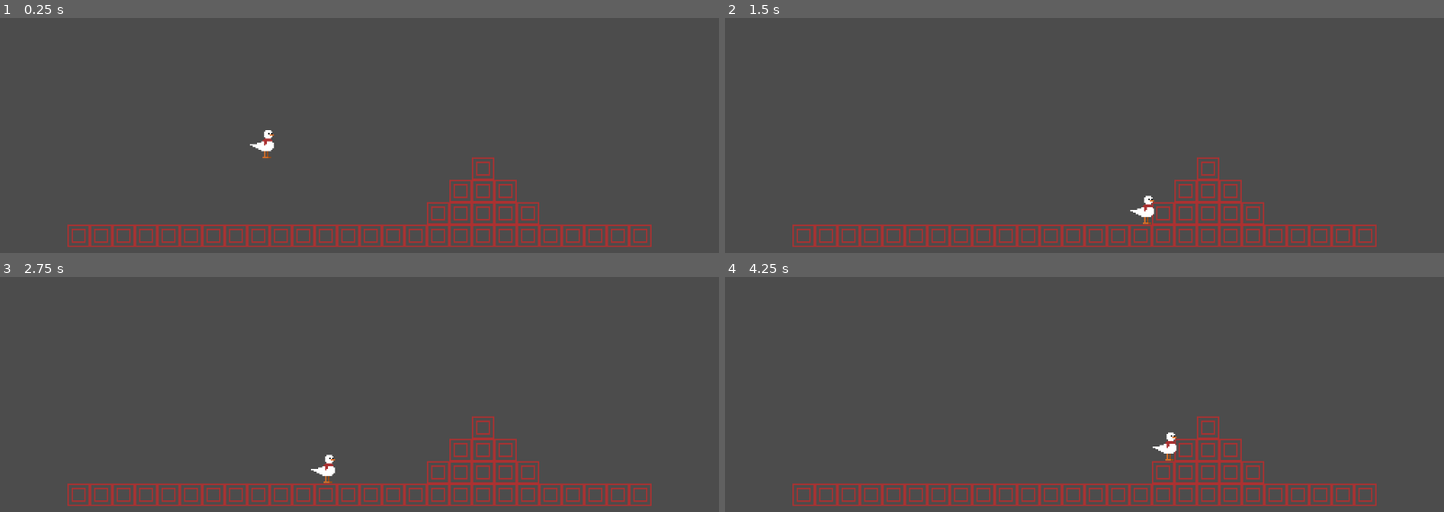
Above: before the commit, frames 1-4 (two rows, left to right).
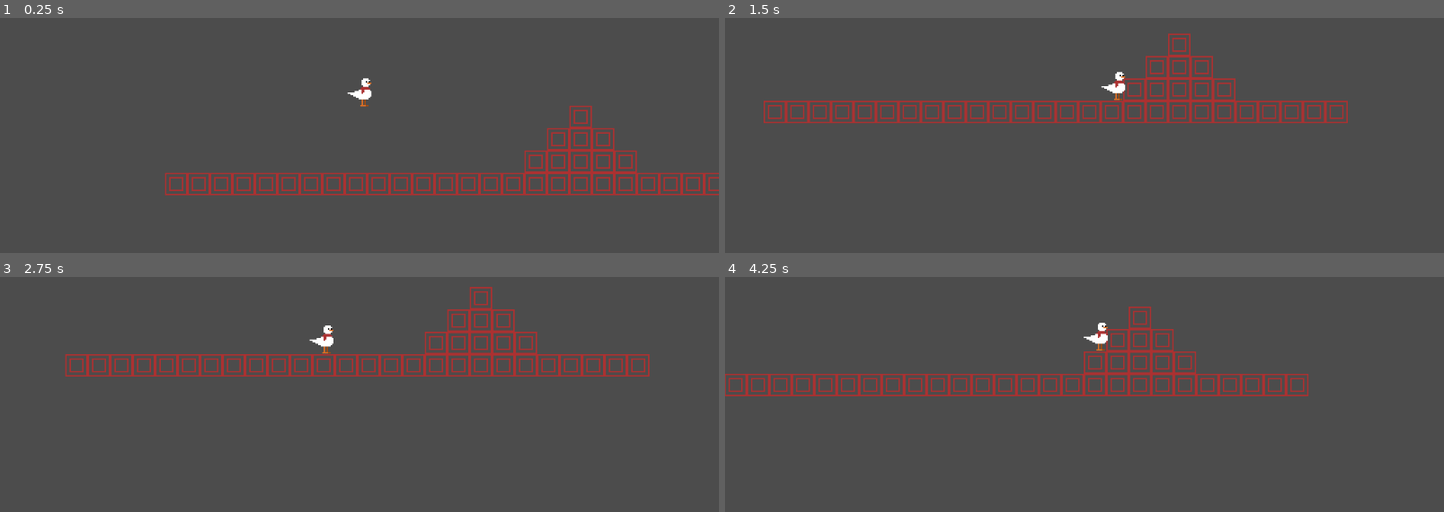
Above: after the commit, the same moments.

Repository: Zenza235/go-duck-goose
Game: Godot game, scene res://levels/MovementTest.tscn
The game is run twice, just before and just after one commit, with the same random seed, the same clock (stepped at 60 frames per second) and the same inputs.
Inputs:
- Up to frame 1 (0.25 s): no input
- Up to frame 2 (1.5 s): hold D (move_right) from 0.53 s (still down); tap W (jump) at 0.77 s
- Up to frame 3 (2.75 s): tap W (jump) at 1.52 s; release D (move_right) at 2.03 s; hold A (move_left) from 2.03 s (still down)
- Up to frame 4 (4.25 s): release A (move_left) at 2.78 s; hold D (move_right) from 2.78 s (still down); tap W (jump) at 3.02, 3.77 s

The runs differ from the first frame. In frame 1, 9.0% of the frame differs, in the area x 9-100%, y 25-98%; in frame 2, 9.1%; in frame 3, 9.3%; in frame 4, 9.7%, in the area x 0-91%, y 12-98%.

Commit message:
add basic player camera

Diff:
--- a/levels/MovementTest.tscn
+++ b/levels/MovementTest.tscn
@@ -40,3 +40,9 @@
 
 [node name="KinematicBody2D" parent="." instance=ExtResource( 2 )]
 position = Vector2( 373, 364 )
+
+[node name="Camera2D" type="Camera2D" parent="KinematicBody2D"]
+rotating = true
+current = true
+process_mode = 0
+smoothing_enabled = true
